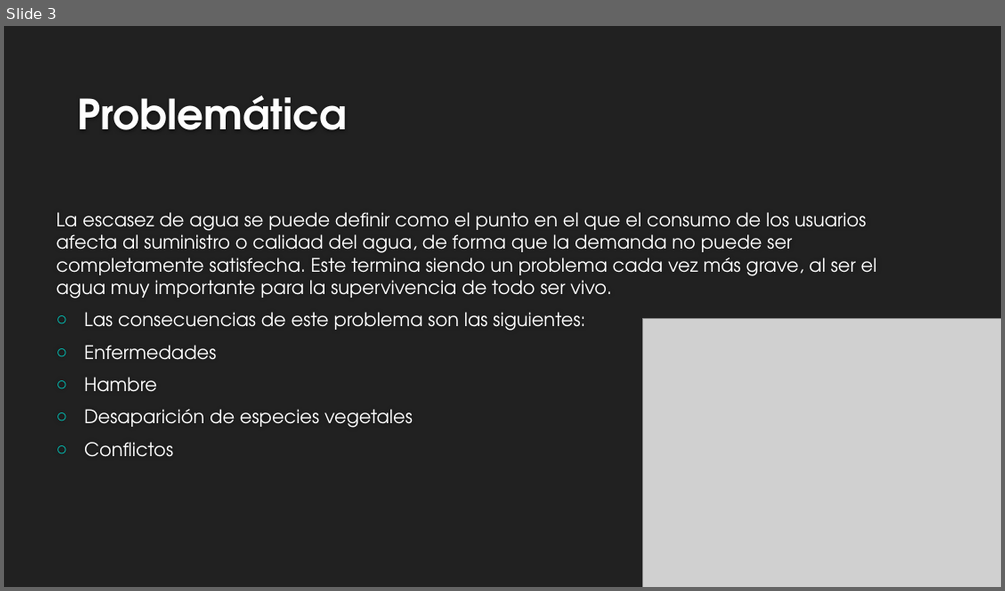
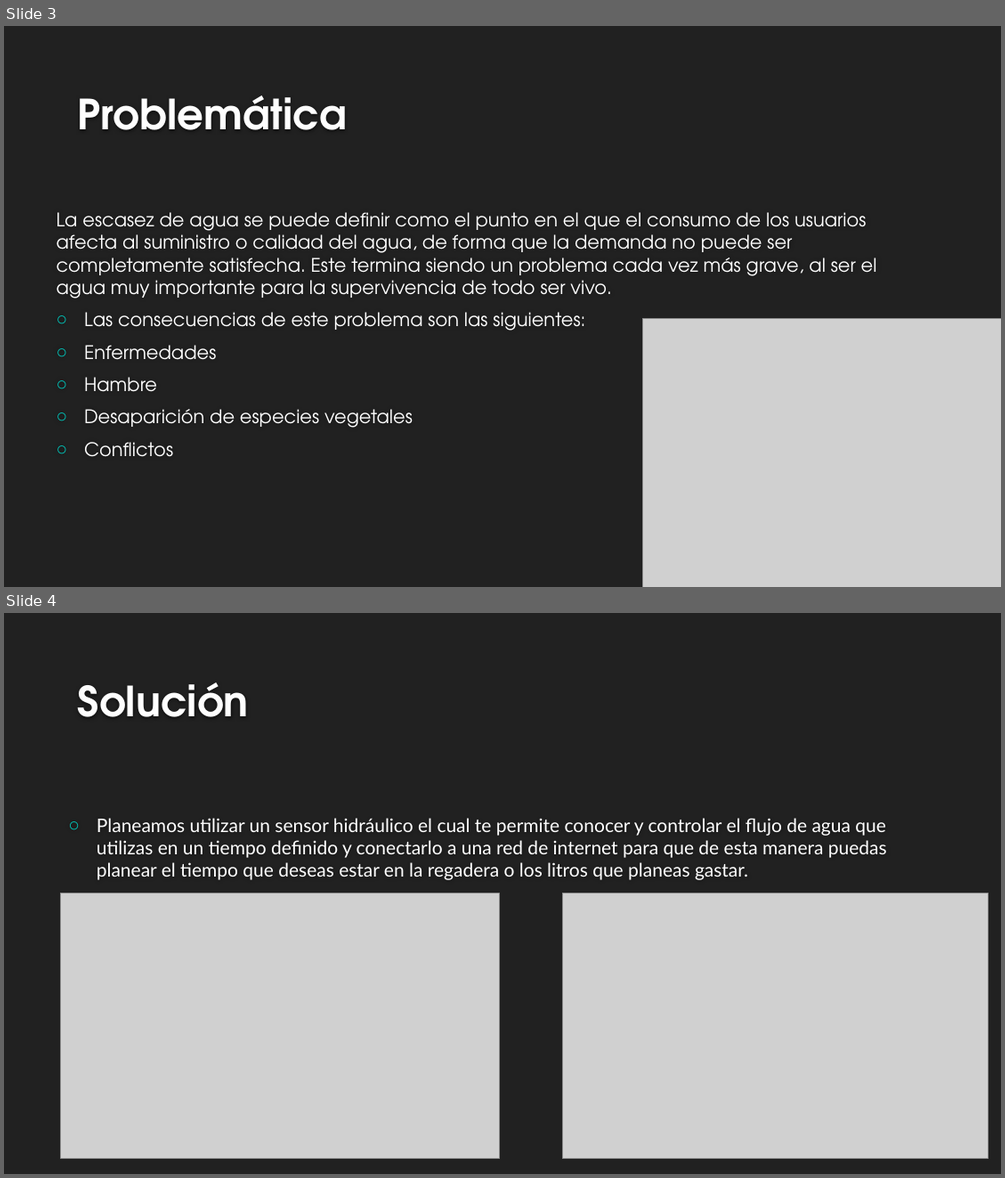
Before and after one commit to AngelRenteria/Equipo3, a slide deck: PresentacionSensoresAgua.pptx. Shown one above the other, each under a label of ours: slide 3 before the commit, slides 3 and 4 after it. The pictures are 1005x591 and 1005x1178 pixels, drawn with LibreOffice and Linux fonts; fonts in the diff are those of the drawing; grey boxes stand for pictures; background and template pictures are left out. Boxes give left, top, right and bottom in pixels: in the first picture for what was removed or moved away, otherwise in the second. Text is boxed around its words. In the diff, an @@ line names an element or a change of style, - is before the commit and + after.

Commit message:
Se agrego solucion a pptx

```diff
--- a/PresentacionSensoresAgua.pptx
+++ b/PresentacionSensoresAgua.pptx
@@ slide 4 added at [4,613,1001,1174], background #212121 @@
@@ title added at [78,682,249,717], 40 pt, text #FEFEFE, bold @@
+Solución
@@ text added at [97,818,887,880], 18 pt, text #FFFFFF @@
+○ Planeamos utilizar un sensor hidráulico el cual te permite conocer y controlar el flujo de agua que utilizas en un tiempo definido y conectarlo a una red de internet para que de esta manera puedas planear el tiempo que deseas estar en la regadera o los litros que planeas gastar.
@@ picture added at [61,893,500,1159] @@
@@ picture added at [563,893,988,1159] @@
```
